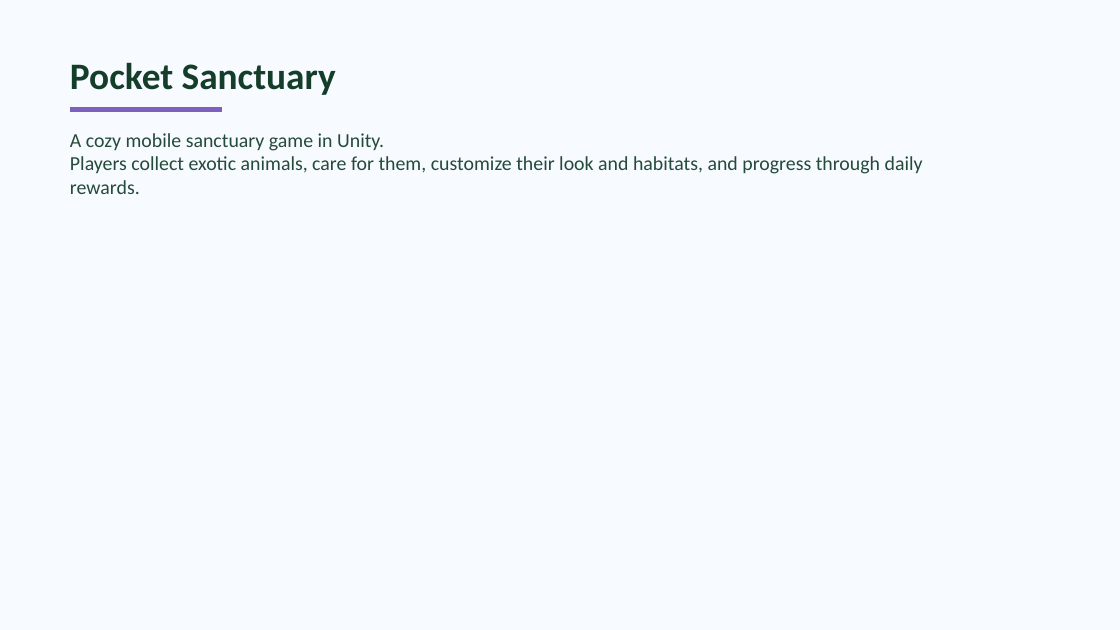
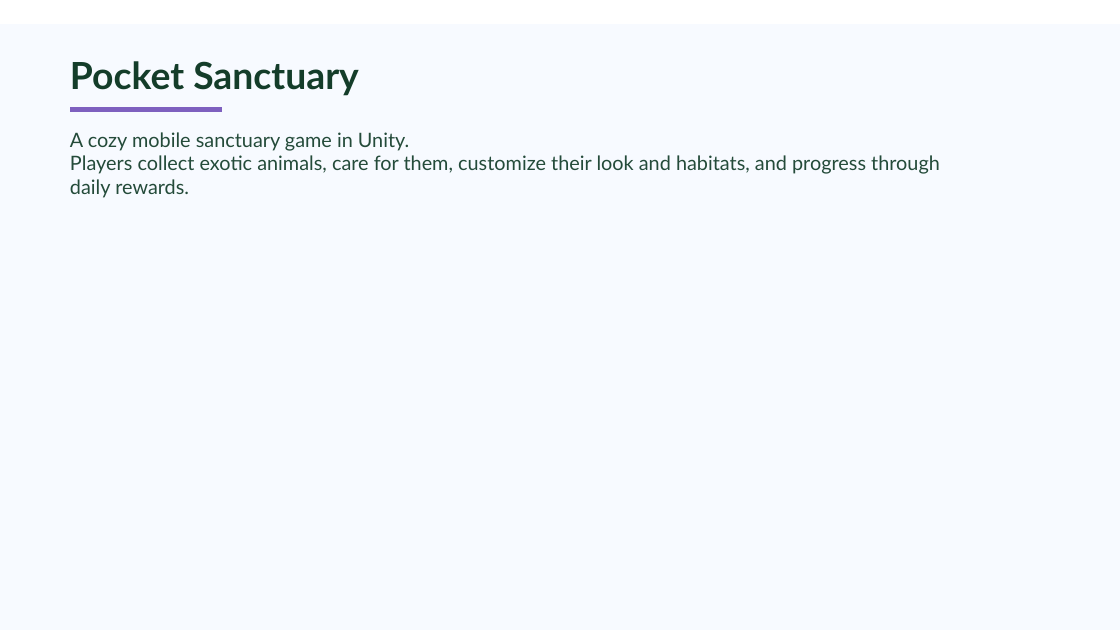
Before and after one commit to krissalinas92/PocketSanctuary, a slide deck: slide 1 of PocketSanctuary/PocketSanctuary-App-Overview.pptx. Drawn at 1120x630 pixels with LibreOffice and Linux fonts; fonts in the diff are those of the drawing. Boxes give left, top, right and bottom in pixels: in the first picture for what was removed or moved away, otherwise in the second. Text is boxed around its words. In the diff, an @@ line names an element or a change of style, - is before the commit and + after.

Commit message:
Tweaked progression and Tasks/Rewards system

```diff
--- a/PocketSanctuary/PocketSanctuary-App-Overview.pptx
+++ b/PocketSanctuary/PocketSanctuary-App-Overview.pptx
@@ rectangle resized from (x1=0, y1=0, x2=1120, y2=630) to (x1=0, y1=25, x2=1120, y2=630) @@
@@ text "Pocket Sanctuary" at (x1=70, y1=61, x2=359, y2=96): font Calibri to Lato @@
@@ text "A cozy mobile sanctuary game ..." at (x1=70, y1=132, x2=940, y2=198): font Calibri to Lato @@
```
Also in this commit, not shown: 8 other slides changed, 1 slide added, 14 other files.
